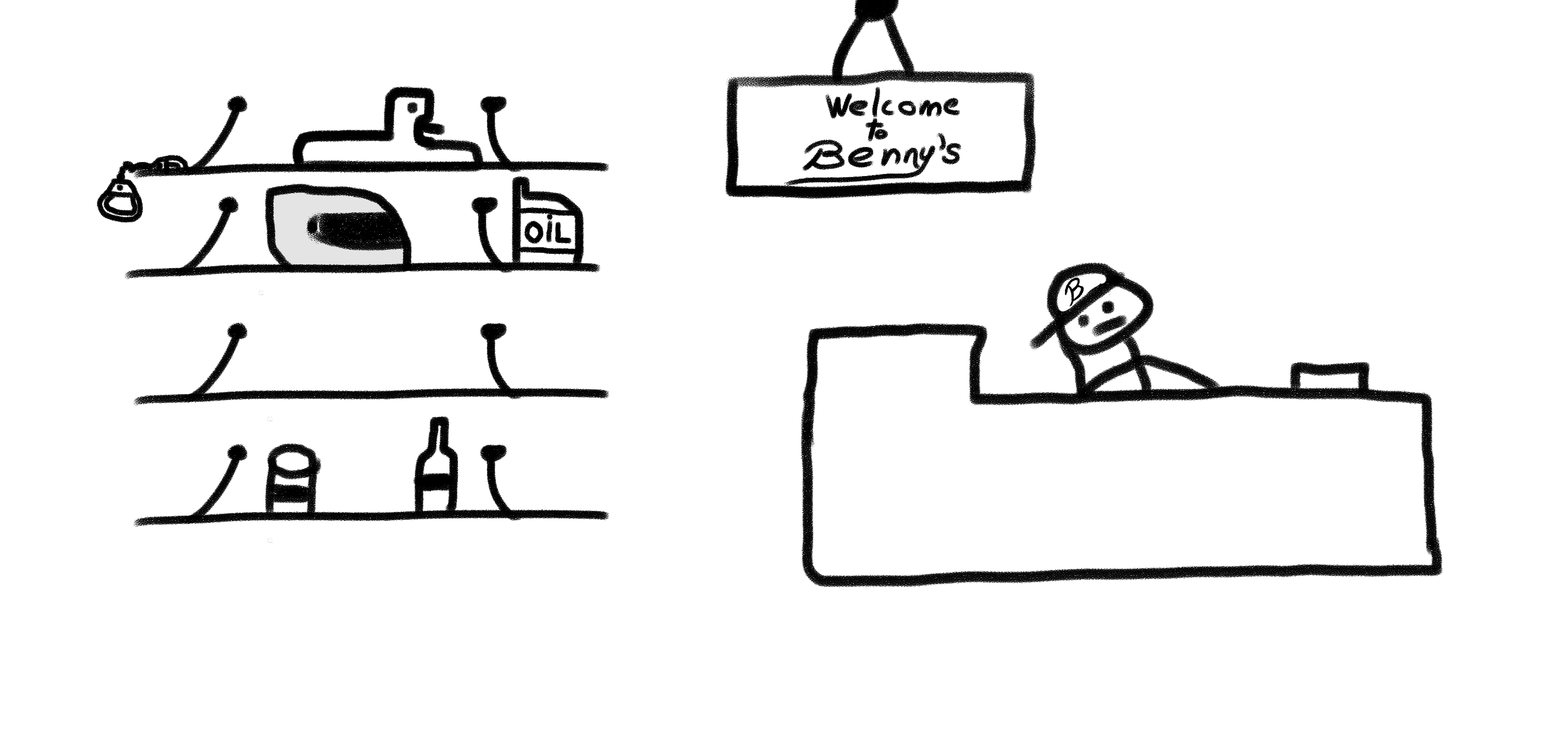
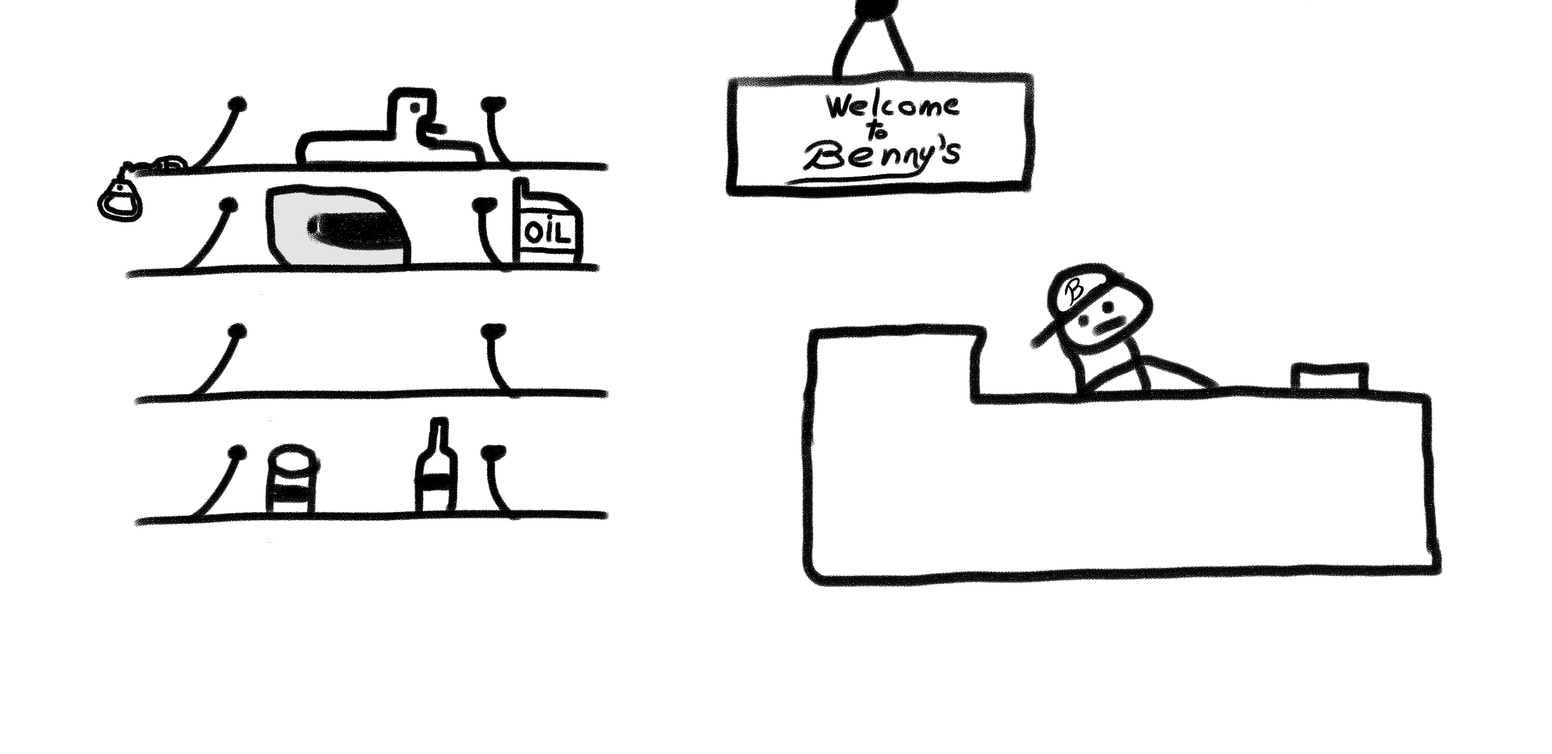
Comparing the layer stacks of the two 1552×754 images. Changes:
removed layer "Fan" over [291, 0, 1306, 173]
painted on "Shelf" over [293, 0, 1308, 173]
